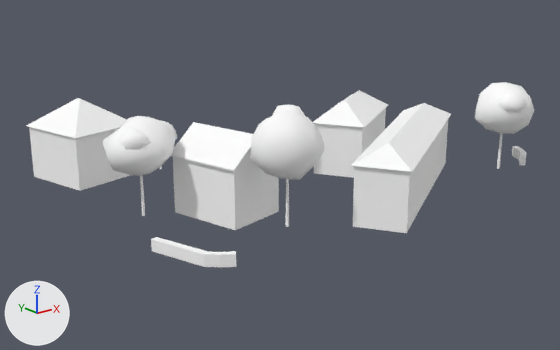
What one commit did to the glTF model cities/arlov-borggatan/pack/tiles/c-4_2.glb.
Both versions are drawn from a 50 mm lens placed at (-276.5, 69.8, 36.7), pointed at (-211.9, 150.6, 4.3). Lighting does not change. The marker at lower left points along +X, +Y and +Z. The first picture is the older version. Where no turn or scale is listed for an object, it has been applied to the vertices. Vertices at exactly the same position are counted once.

The scene before the commit, as lines of its bpy script (objects in view):
```python
me_sm_building_w208681045 = bpy.data.meshes.new('SM_Building_w208681045')
me_sm_building_w208681045.from_pydata(...)  # 46 vertices, 46 faces; spans x -24.3..24.3, y -27.2..27.2, z -5.7..5.7
# faces by material slot: [8, 6, 32]
me_sm_building_w208681045.materials.append(mat_m_wall_plaster_ivory_upper)  # white #ffffff
me_sm_building_w208681045.materials.append(mat_m_roof_slate_dark)  # white #ffffff
me_sm_building_w208681045.materials.append(mat_m_concrete)  # white #ffffff
me_sm_building_w208681060 = bpy.data.meshes.new('SM_Building_w208681060')
me_sm_building_w208681060.from_pydata(...)  # 18 vertices, 22 faces; spans x -14.7..14.7, y -10.9..10.9, z -4.7..4.7
# faces by material slot: [8, 8, 6]
me_sm_building_w208681060.materials.append(mat_m_wall_plaster_white_upper)  # white #ffffff
me_sm_building_w208681060.materials.append(mat_m_wall_plaster_white_ground)  # white #ffffff
me_sm_building_w208681060.materials.append(mat_m_roof_tiles_red)  # white #ffffff
me_sm_trees__4_2 = bpy.data.meshes.new('SM_Trees_-4_2')
me_sm_trees__4_2.from_pydata(...)  # 690 vertices, 1260 faces; spans x -28.1..28.1, y -19.8..19.8, z -7.2..7.2
# faces by material slot: [60, 1200]
me_sm_trees__4_2.materials.append(mat_m_bark_wood)  # white #ffffff
me_sm_trees__4_2.materials.append(mat_m_leaf)  # white #ffffff
ob_sm_building_w208681045 = bpy.data.objects.new('SM_Building_w208681045', me_sm_building_w208681045)
ob_sm_building_w208681045.location = (-213.07, 152.19, 8.32)
ob_sm_building_w208681060 = bpy.data.objects.new('SM_Building_w208681060', me_sm_building_w208681060)
ob_sm_building_w208681060.location = (-203.05, 135.36, 8.93)
ob_sm_trees__4_2 = bpy.data.objects.new('SM_Trees_-4_2', me_sm_trees__4_2)
ob_sm_trees__4_2.location = (-210.12, 148.55, 10.68)
# also in view: 'SM_Building_w208681057' at (-210.2, 148.1, 8.9); 'SM_Building_w208681059' at (-198.6, 150.3, 7.8); 'SM_Wall_Hedge_-4_2' at (-208.5, 134.6, 4.8)
```
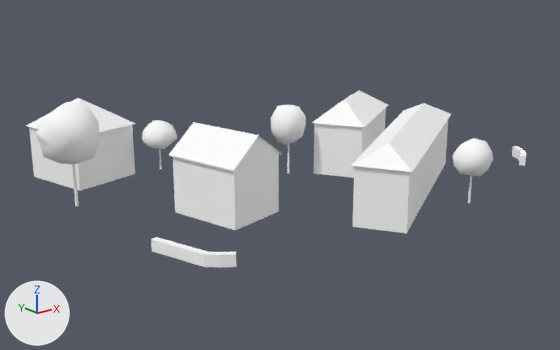
The newer file is also turned or shifted as a whole; pictures and numbers use the older file's frame.

Where the change shows, as pixel boxes (x1, y1, x2, y2) in the pictures (560 x 350 px; the box of a moved part takes in the faces that stretch with it):
'SM_Trees_-4_2', reshaped (28% shorter)
    before: (102, 82, 534, 227)
    after: (37, 102, 493, 206)
part 1 of me_sm_trees__4_2, moved or reshaped
    before: (285, 179, 289, 227)
    after: (72, 164, 79, 206)
part 2 of me_sm_trees__4_2, moved or reshaped
    before: (497, 133, 502, 169)
    after: (468, 176, 472, 203)
part 3 of me_sm_trees__4_2, added
    after: (37, 102, 100, 164)
part 4 of me_sm_trees__4_2, added (mostly hidden)
    after: (37, 129, 47, 145)
part 5 of me_sm_trees__4_2, added (mostly hidden)
    after: (47, 141, 68, 151)
part 6 of me_sm_trees__4_2, added
    after: (453, 138, 493, 177)
part 7 of me_sm_trees__4_2, deleted
    before: (102, 82, 534, 216)

The edits, one by one:
me_sm_trees__4_2 is used by ob_sm_trees__4_2; location (-210.12, 148.55, 10.68).
me_sm_trees__4_2 had 690 vertices, 1260 faces and spanned x -28.1..28.1, y -19.8..19.8, z -7.2..7.2.
me_sm_trees__4_2 now has 552 vertices, 1008 faces and spans x -32.1..11.2, y -24.7..19.8, z -7.4..6.2.
me_sm_trees__4_2 part 1: the loose piece of 12 vertices spanning x -13.3..-12.8, y -13.7..-13.3, z -6.6..-0.7 is moved by (-15.1, 24.0, -0.8).
me_sm_trees__4_2 part 2: the loose piece of 12 vertices spanning x 23.5..24.0, y -15.8..-15.5, z -6.0..-0.8 is scaled about its middle by (0.795, 0.793, 0.662), then moved by (-14.9, -6.6, -1.0).
me_sm_trees__4_2 part 3: a new loose piece of 42 vertices spanning x -31.9..-24.4, y 6.3..14.7, z -1.9..6.2, in mat_m_leaf (white #ffffff).
me_sm_trees__4_2 part 4: a new loose piece of 42 vertices spanning x -32.1..-28.1, y 8.6..13.0, z 0.4..3.8, in mat_m_leaf (white #ffffff).
me_sm_trees__4_2 part 5: a new loose piece of 42 vertices spanning x -31.7..-27.3, y 7.4..11.8, z 0.1..3.8, in mat_m_leaf (white #ffffff).
me_sm_trees__4_2 part 6: a new loose piece of 42 vertices spanning x 6.6..11.2, y -24.7..-19.9, z -2.5..2.2, in mat_m_leaf (white #ffffff).
me_sm_trees__4_2 part 7: 10 loose pieces with 390 vertices, spanning x -28.1..28.1, y -19.8..5.6, z -7.1..7.2, are deleted.
Other edits to the shape of me_sm_trees__4_2 do not show in these pictures.
